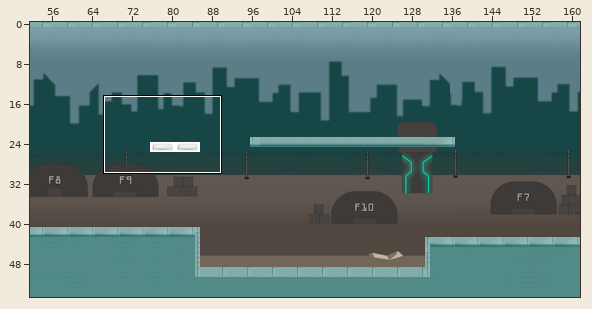
Two versions of a level (Tiled map, assets/data/lvl1.tmx). Above, an overview of the earlier version with the close-up marked.
Close-up. Old version:
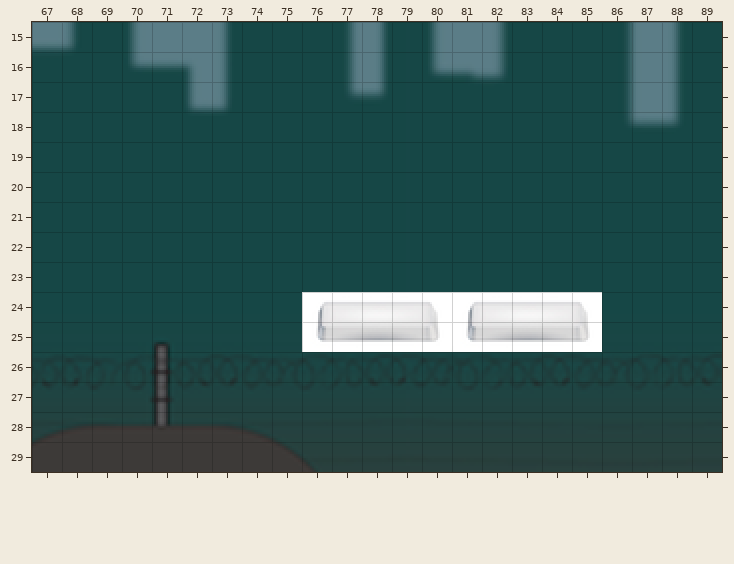
Cells are 15x15 px. Shown: x 67..89, y 15..29.
Once edited:
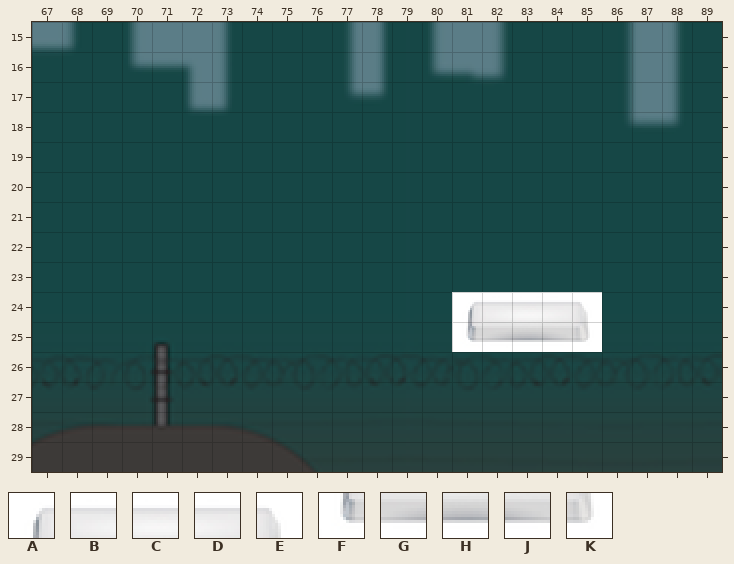
Key: from "keyboard": A 2600, B 2601, C 2602, D 2603, E 2604, F 2661, G 2662, H 2663, J 2664, K 2665.
_ is an empty cell.
Change:
Layer "keys":
y 24: x 76..80 ABCDE -> _____
y 25: x 76..80 FGHJK -> _____
Boxes around the changes in both close-ups, in picture pixels (x1, y1, x2, y2):
removed: (302, 292, 452, 352)
